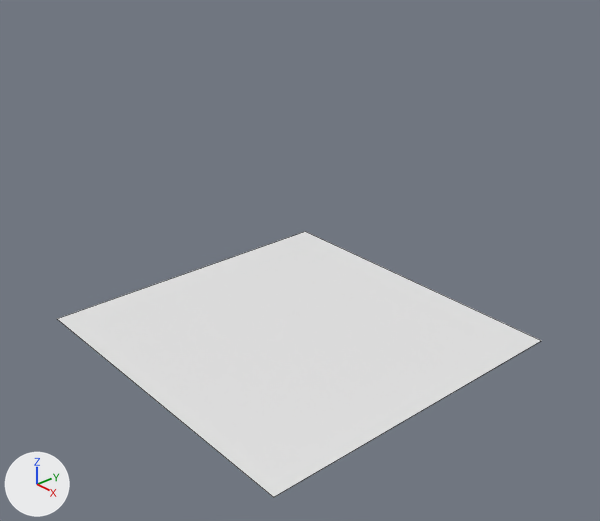
The Blender file Kerova_373_6/Kerova_373_6.blend, before and after one commit.
Both versions are drawn from a 50 mm camera at (12.82, -10.91, 7.15) aimed at (0.56, -0.28, -0.68). Every picture has the same lights, and +X, +Y and +Z are marked at lower left. Mesh edges are drawn as thin lines.
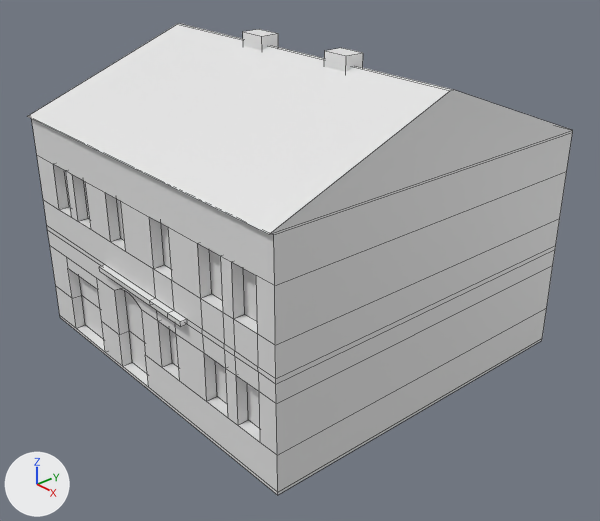
Commit message: Kerova 373/6

Changed parts and their boxes [x1, y1, x2, y2] in the pictures (600 x 521 px):
'Plane', reshaped (13% wider, 77% taller)
    before: [57, 232, 542, 497]
    after: [27, 24, 573, 495]
part 1 of me_plane, added
    after: [243, 29, 278, 50]
part 2 of me_plane, added
    after: [324, 48, 363, 72]
part 3 of me_plane, built on
    before: [57, 232, 542, 497]
    after: [27, 24, 573, 495]

The edits, one by one:
me_plane is used by ob_plane; location (-3.1, -2.94, 0.0).
me_plane had 4 vertices, 1 face and spanned x -1.0..7.19, y -1.0..6.91, z -2.77.
me_plane now has 194 vertices, 163 faces and spans x -1.0..7.19, y -1.06..6.91, z -2.77..3.89.
me_plane part 1: a new loose piece, a box spanning x 1.74..2.38, y 2.75..3.18, z 3.18..3.89.
me_plane part 2: a new loose piece, a box spanning x 4.28..4.87, y 2.73..3.17, z 3.18..3.89.
Part 3, on me_plane:
1 face is deleted.
2 vertices move from x -1.0..7.19, y -1.0, z -2.77 to x -1.0..7.19, y -0.91, z -2.77.
84 vertices are added at x -1.0..7.19, y -1.06..6.91, z -2.7..3.67.
5 new vertices lie (-0.46, 0.0, 0.0) away from vertices in x 7.19, y -0.91, z -1.91..0.26.
5 new vertices lie (0.0, 0.0, 1.05) away from vertices in x -1.0..7.19, y -0.91..6.91, z 0.26.
6 new vertices lie (-0.64, 0.0, 0.0) away from vertices in x 6.73, y -0.91, z -1.91..1.31.
8 new vertices lie (0.0, 0.24, 0.0) away from vertices in x 6.09..6.73, y -0.91, z -1.91..1.31.
6 new vertices lie (-0.3, 0.0, 0.0) away from vertices in x 6.09, y -0.91, z -1.91..1.31.
6 new vertices lie (-0.66, 0.0, 0.0) away from vertices in x 5.79, y -0.91, z -1.91..1.31.
8 new vertices lie (0.0, 0.24, 0.0) away from vertices in x 5.13..5.79, y -0.91, z -1.91..1.31.
8 new vertices lie (0.0, 0.24, 0.0) away from vertices in x 3.61..4.24, y -0.91, z -1.91..1.31.
30 new vertices lie (0.0, 0.24, 0.0) away from vertices in x -0.23..3.0, y -0.91, z -2.7..1.31.
8 new vertices lie (0.0, 0.15, 0.0) away from vertices in x 1.68..4.66, y -1.06, z -0.47..-0.37.
151 new faces join them.
